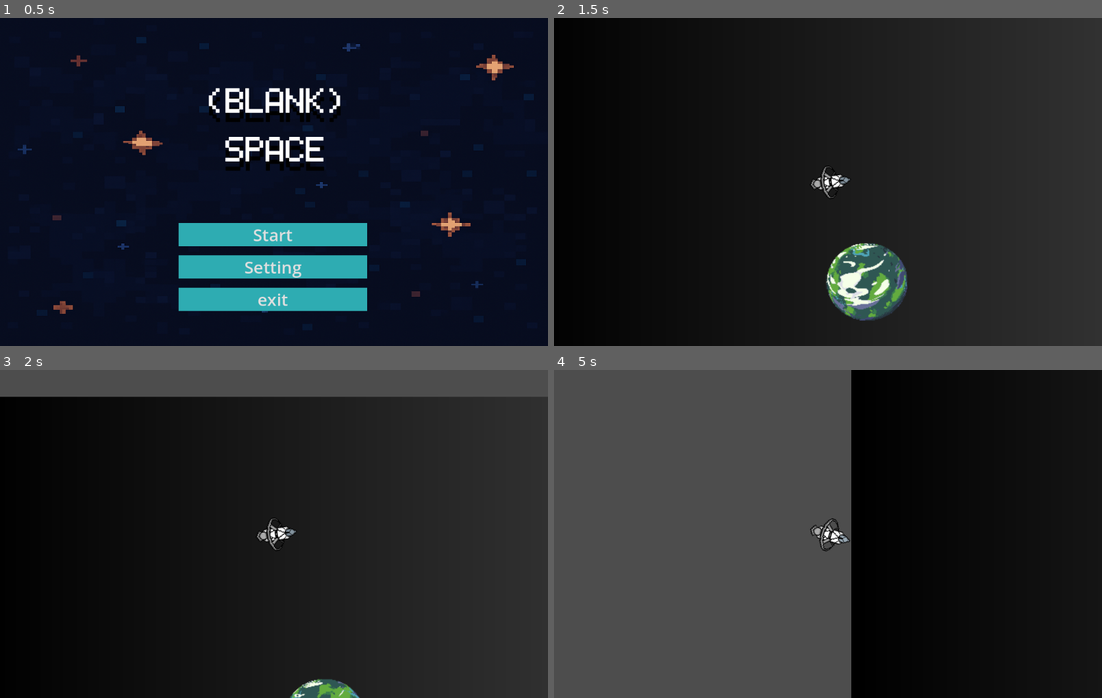
Above: before the commit, frames 1-4 (two rows, left to right).
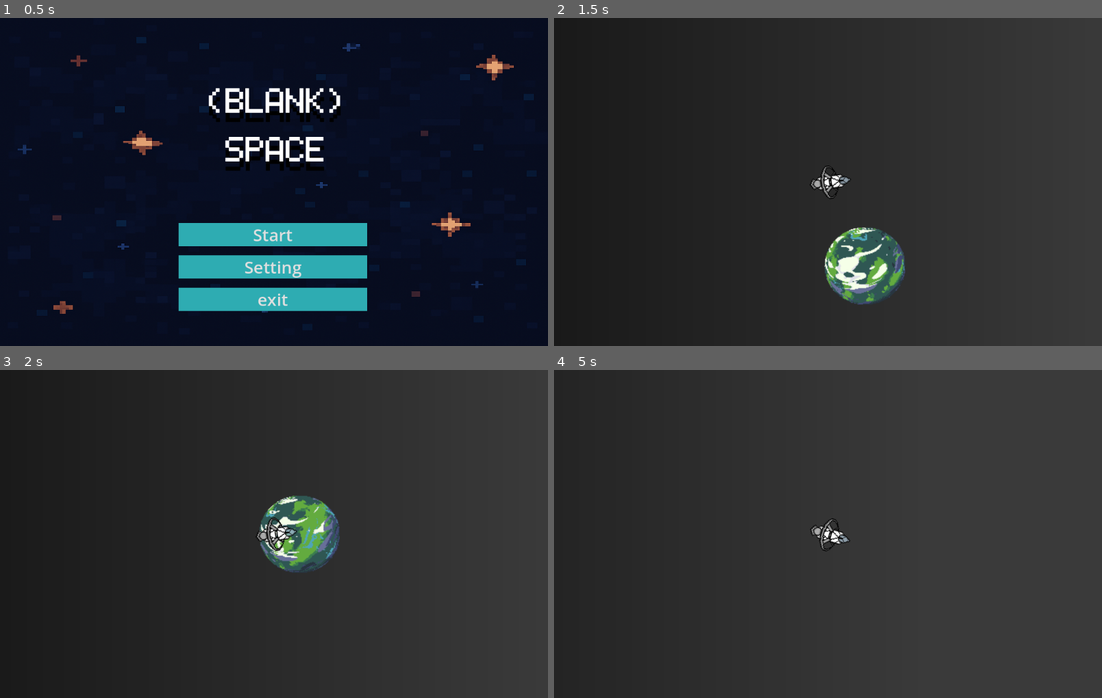
Above: after the commit, the same moments.

Repository: adamsutan/project-space-game
Game: Godot game, scene res://main menu.tscn
Two runs of this game, one before a commit and one after it. Both use one fixed random seed, a clock stepped at 60 frames per second and the inputs below.
Inputs (mouse positions are in pixels of both pictures, inside the frame that each line leads up to):
- Up to frame 1 (0.5 s): no input
- Up to frame 2 (1.5 s): click "Start" at 0.5 s; move the mouse to (948, 165) at 1.27 s; hold D (strafe_right) from 1.28 s (still down); hold Shift (boost) from 1.28 s (still down)
- Up to frame 3 (2 s): keep holding D (strafe_right); keep holding Shift (boost)
- Up to frame 4 (5 s): move the mouse to (718, 550) at 2.02 s; release D (strafe_right) at 2.03 s; release Shift (boost) at 2.03 s; hold Space (brake) 2.03-2.78 s; click (718, 550) at 2.1 s; move the mouse to (882, 461) at 2.77 s; hold D (strafe_right) 2.78-3.53 s; hold Shift (boost) 2.78-3.53 s; move the mouse to (800, 599) at 3.52 s; hold W (thrust_forward) 3.53-4.28 s; click (800, 599) at 3.6 s; move the mouse to (992, 583) at 4.27 s; hold A (strafe_left) from 4.28 s (still down); hold Shift (boost) from 4.28 s (still down)

Frame 1 is identical in both runs. In frame 2, 2.9% of the frame differs, in the area x 49-65%, y 63-93%; in frame 3, 12%; in frame 4, 96%, in the area x 0-100%, y 0-100%.

Commit message:
separate player to different .tscn (scene), fixed X, Y axis movement

Diff:
--- a/flying test.tscn
+++ b/flying test.tscn
@@ -1,10 +1,16 @@
-[gd_scene load_steps=63 format=3 uid="uid://bevqeemaas5oi"]
+[gd_scene load_steps=58 format=3 uid="uid://bevqeemaas5oi"]
 
 [ext_resource type="Script" uid="uid://d4gnp6oxmof4r" path="res://node_2d.gd" id="1_2rouq"]
-[ext_resource type="Script" uid="uid://brbn61eds2y68" path="res://ship.gd" id="2_musmr"]
-[ext_resource type="Texture2D" uid="uid://bxb3k23e4kvr6" path="res://assets/spaceship/spaceship_new.png" id="4_olrgg"]
+[ext_resource type="PackedScene" uid="uid://cf4n2rmdco1hb" path="res://ship.tscn" id="3_2rouq"]
 [ext_resource type="PackedScene" uid="uid://dfrqg1tispa1f" path="res://pause_menu.tscn" id="5_musmr"]
 [ext_resource type="Texture2D" uid="uid://b0us3acdt2jog" path="res://assets/planet/3768899871.png" id="5_olrgg"]
+
+[sub_resource type="Gradient" id="Gradient_pe0x1"]
+offsets = PackedFloat32Array(0, 0.73333335)
+colors = PackedColorArray(0, 0, 0, 1, 0.228916, 0.228916, 0.228916, 1)
+
+[sub_resource type="GradientTexture1D" id="GradientTexture1D_bmdv0"]
+gradient = SubResource("Gradient_pe0x1")
 
 [sub_resource type="AtlasTexture" id="AtlasTexture_musmr"]
 atlas = ExtResource("5_olrgg")
@@ -364,41 +370,14 @@
 "speed": 9.0
 }]
 
-[sub_resource type="AtlasTexture" id="AtlasTexture_iyywy"]
-atlas = ExtResource("4_olrgg")
-region = Rect2(0, 0, 128, 128)
-
-[sub_resource type="AtlasTexture" id="AtlasTexture_pe0x1"]
-atlas = ExtResource("4_olrgg")
-region = Rect2(128, 0, 128, 128)
-
-[sub_resource type="SpriteFrames" id="SpriteFrames_bmdv0"]
-animations = [{
-"frames": [{
-"duration": 1.0,
-"texture": SubResource("AtlasTexture_iyywy")
-}, {
-"duration": 1.0,
-"texture": SubResource("AtlasTexture_pe0x1")
-}],
-"loop": true,
-"name": &"default",
-"speed": 8.0
-}]
-
-[sub_resource type="CapsuleShape2D" id="CapsuleShape2D_olrgg"]
-radius = 31.0
-height = 96.0
-
-[sub_resource type="Gradient" id="Gradient_pe0x1"]
-offsets = PackedFloat32Array(0, 0.975904, 0.981928, 0.993976, 1)
-colors = PackedColorArray(0, 0, 0, 1, 0.228916, 0.228916, 0.228916, 1, 0.174699, 0.174699, 0.174699, 1, 0.295181, 0.295181, 0.295181, 1, 1, 1, 1, 1)
-
-[sub_resource type="GradientTexture1D" id="GradientTexture1D_bmdv0"]
-gradient = SubResource("Gradient_pe0x1")
-
 [node name="Gameplay" type="Node2D"]
 script = ExtResource("1_2rouq")
+
+[node name="Background" type="Sprite2D" parent="."]
+z_index = -4096
+position = Vector2(427, 584)
+scale = Vector2(11.594727, 2109.75)
+texture = SubResource("GradientTexture1D_bmdv0")
 
 [node name="AnimatedSprite2D" type="AnimatedSprite2D" parent="."]
 position = Vector2(582.625, 601)
@@ -407,39 +386,15 @@
 autoplay = "default"
 frame_progress = 0.51418
 
-[node name="Ship" type="CharacterBody2D" parent="."]
+[node name="Ship" parent="." instance=ExtResource("3_2rouq")]
 position = Vector2(500, 400)
-script = ExtResource("2_musmr")
-
-[node name="AnimatedSprite2D" type="AnimatedSprite2D" parent="Ship"]
-position = Vector2(-4, 1)
-rotation = 1.5707964
-scale = Vector2(0.9140625, 1.0092592)
-sprite_frames = SubResource("SpriteFrames_bmdv0")
-autoplay = "default"
-
-[node name="CollisionShape2D" type="CollisionShape2D" parent="Ship"]
-position = Vector2(3, 0)
-rotation = 1.5707964
-shape = SubResource("CapsuleShape2D_olrgg")
-
-[node name="Node2D" type="Node2D" parent="Ship"]
-position = Vector2(69, 1)
-
-[node name="RemoteTransform2D" type="RemoteTransform2D" parent="Ship"]
-remote_path = NodePath("../../Camera2D")
-
-[node name="Sprite2D" type="Sprite2D" parent="."]
-z_index = -4096
-position = Vector2(597, 389)
-scale = Vector2(5.988282, 983.0001)
-texture = SubResource("GradientTexture1D_bmdv0")
 
 [node name="CanvasLayer" type="CanvasLayer" parent="."]
 
 [node name="PauseMenu" parent="CanvasLayer" instance=ExtResource("5_musmr")]
 
 [node name="Camera2D" type="Camera2D" parent="."]
+visible = false
 position = Vector2(500, 400)
 
 [connection signal="visibility_changed" from="CanvasLayer" to="." method="_on_canvas_layer_visibility_changed"]
--- a/ship.gd
+++ b/ship.gd
@@ -25,8 +25,8 @@
 	_boosting = Input.is_action_pressed("boost")
 
 	# --- Arah lokal kapal ---
-	var right := Vector2.UP.rotated(rotation)    # kanan kapal
-	var forward := Vector2.RIGHT.rotated(rotation)  # "hidung" kapal
+	var forward := transform.x  # kolom X = arah depan
+	var right := transform.y    # kolom Y = arah kanan
 
 	# --- Thrust dan Strafe menggunakan match-case ---
 	_thrusting = false
--- /dev/null
+++ b/ship.tscn
@@ -0,0 +1,53 @@
+[gd_scene load_steps=7 format=3 uid="uid://cf4n2rmdco1hb"]
+
+[ext_resource type="Script" uid="uid://brbn61eds2y68" path="res://ship.gd" id="1_4cq66"]
+[ext_resource type="Texture2D" uid="uid://bxb3k23e4kvr6" path="res://assets/spaceship/spaceship_new.png" id="2_v4325"]
+
+[sub_resource type="AtlasTexture" id="AtlasTexture_iyywy"]
+atlas = ExtResource("2_v4325")
+region = Rect2(0, 0, 128, 128)
+
+[sub_resource type="AtlasTexture" id="AtlasTexture_pe0x1"]
+atlas = ExtResource("2_v4325")
+region = Rect2(128, 0, 128, 128)
+
+[sub_resource type="SpriteFrames" id="SpriteFrames_bmdv0"]
+animations = [{
+"frames": [{
+"duration": 1.0,
+"texture": SubResource("AtlasTexture_iyywy")
+}, {
+"duration": 1.0,
+"texture": SubResource("AtlasTexture_pe0x1")
+}],
+"loop": true,
+"name": &"default",
+"speed": 8.0
+}]
+
+[sub_resource type="CapsuleShape2D" id="CapsuleShape2D_olrgg"]
+radius = 31.0
+height = 96.0
+
+[node name="Ship" type="CharacterBody2D"]
+script = ExtResource("1_4cq66")
+
+[node name="AnimatedSprite2D" type="AnimatedSprite2D" parent="."]
+position = Vector2(-4, 1)
+rotation = 1.5707964
+scale = Vector2(0.9140625, 1.0092592)
+sprite_frames = SubResource("SpriteFrames_bmdv0")
+autoplay = "default"
+
+[node name="CollisionShape2D" type="CollisionShape2D" parent="."]
+position = Vector2(3, 0)
+rotation = 1.5707964
+shape = SubResource("CapsuleShape2D_olrgg")
+
+[node name="Node2D" type="Node2D" parent="."]
+position = Vector2(69, 1)
+
+[node name="RemoteTransform2D" type="RemoteTransform2D" parent="."]
+remote_path = NodePath("../Camera2D")
+
+[node name="Camera2D" type="Camera2D" parent="."]
